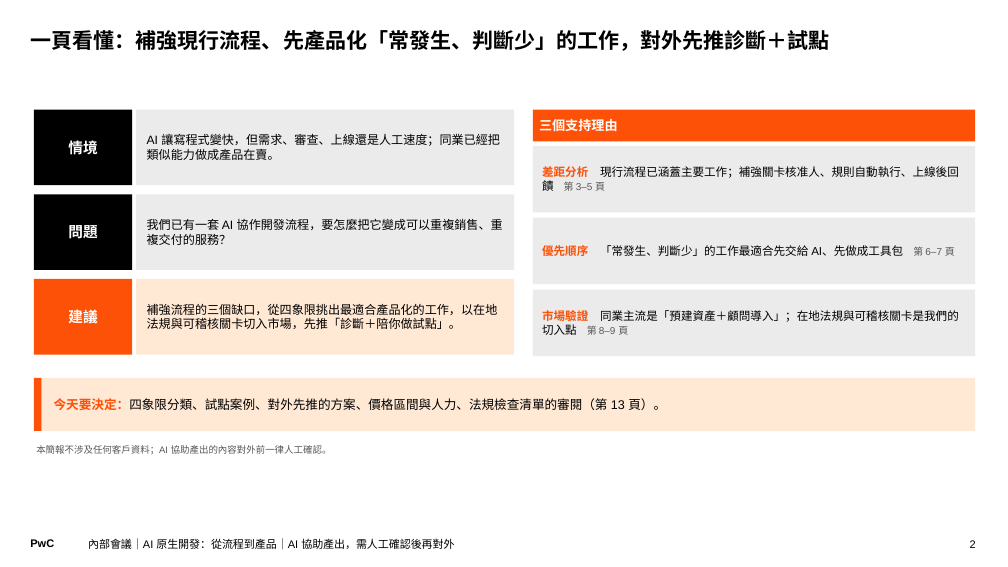
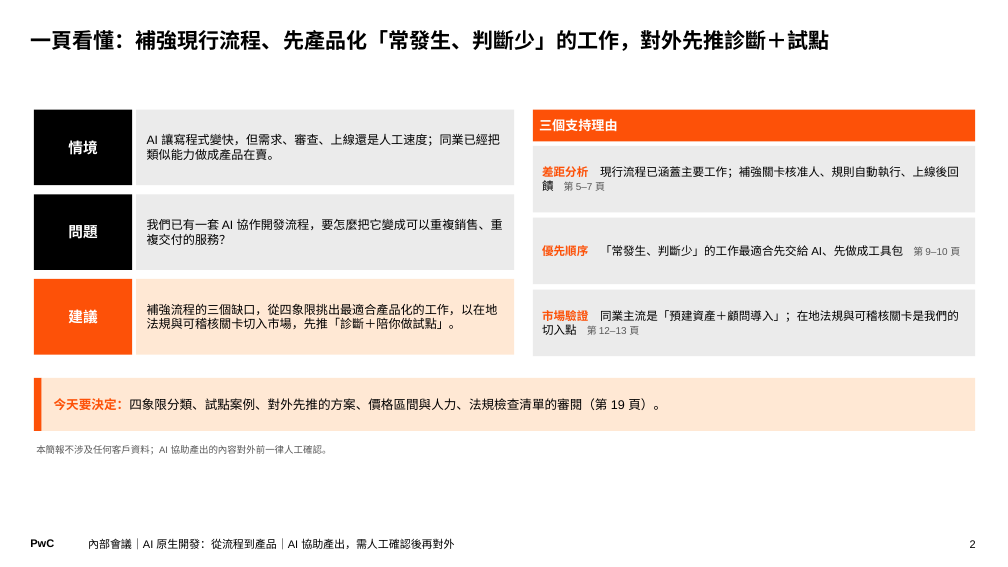
Before and after one commit to Robshao/PwC_FSC1, a slide deck: slide 2 of research/ai-native-sdlc/AI原生開發_從流程到產品_內部會議.pptx. Drawn at 1008x567 pixels with LibreOffice and Linux fonts; fonts in the diff are those of the drawing. Boxes give left, top, right and bottom in pixels: in the first picture for what was removed or moved away, otherwise in the second. Text is boxed around its words. In the diff, an @@ line names an element or a change of style, - is before the commit and + after.

```diff
--- a/research/ai-native-sdlc/AI原生開發_從流程到產品_內部會議.pptx
+++ b/research/ai-native-sdlc/AI原生開發_從流程到產品_內部會議.pptx
@@ text in rectangle at (x1=542, y1=166, x2=959, y2=191): text changed @@
-差距分析 現行流程已涵蓋主要工作；補強關卡核准人、規則自動執行、上線後回饋 第 3–5 頁
+差距分析 現行流程已涵蓋主要工作；補強關卡核准人、規則自動執行、上線後回饋 第 5–7 頁
@@ text in rectangle at (x1=542, y1=243, x2=960, y2=259): text changed @@
-優先順序 「常發生、判斷少」的工作最適合先交給 AI、先做成工具包 第 6–7 頁
+優先順序 「常發生、判斷少」的工作最適合先交給 AI、先做成工具包 第 9–10 頁
@@ text in rectangle at (x1=542, y1=308, x2=959, y2=335): text changed @@
-市場驗證 同業主流是「預建資產＋顧問導入」；在地法規與可稽核關卡是我們的切入點 第 8–9 頁
+市場驗證 同業主流是「預建資產＋顧問導入」；在地法規與可稽核關卡是我們的切入點 第 12–13 頁
@@ text in rectangle at (x1=54, y1=398, x2=666, y2=410): text changed @@
-今天要決定：四象限分類、試點案例、對外先推的方案、價格區間與人力、法規檢查清單的審閱（第 13 頁）。
+今天要決定：四象限分類、試點案例、對外先推的方案、價格區間與人力、法規檢查清單的審閱（第 19 頁）。
```
Also in this commit, not shown: 3 other slides changed, 7 slides added, 3 other files.
